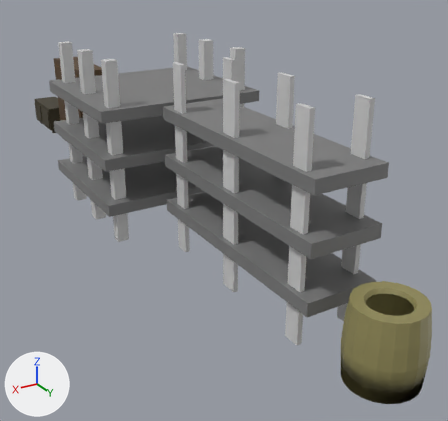
A saved change to the FBX model Facility Work/Miscellaneous Furniture/BasicProps_SeamMarked.fbx.
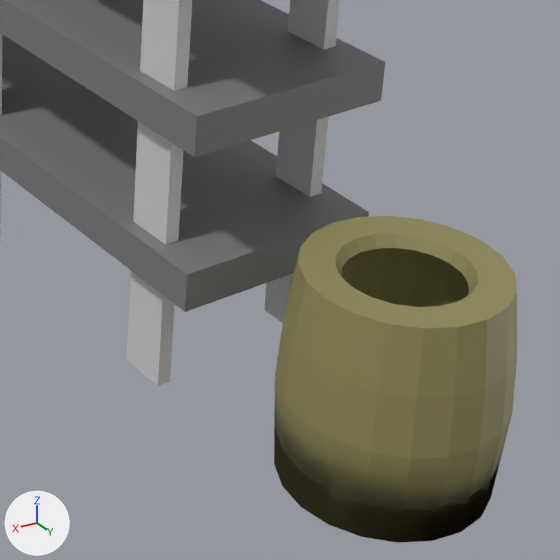
Each version appears first whole from a 50 mm camera at (0.642, 1.755, 0.655) aimed at (-0.28, 0.218, -0.114), and next in a close-up on the part from 53% to 100% of the width and 48% to 98% of the height. Lighting does not change. The marker at lower left points along +X, +Y and +Z. Where no turn or scale is listed for an object, it has been applied to the vertices.

The older version as bpy lines, for what is in view:
```python
me_mesh_026 = bpy.data.meshes.new('Mesh.026')
me_mesh_026.from_pydata(...)  # 576 vertices, 532 faces; spans x -0.09..0.09, y -0.246..0.379, z -0.242..0.264
# faces by material slot: [36, 496]
me_mesh_026.materials.append(mat_palletlegs)  # light grey #d2d2d2
me_mesh_026.materials.append(mat_palletshelf)  # grey #7c7c7c
me_mesh_027 = bpy.data.meshes.new('Mesh.027')
me_mesh_027.from_pydata(...)  # 220 vertices, 222 faces; spans x -0.083..0.083, y -0.083..0.083, z -0.082..0.09
me_mesh_027.materials.append(mat_barrel)  # yellow #928b59
ob_barrel_container = bpy.data.objects.new('Barrel_Container', me_mesh_027)
ob_barrel_container.location = (-0.125, 1.068, -0.039)
ob_thin_metal_pallet = bpy.data.objects.new('Thin_Metal_Pallet', me_mesh_026)
ob_thin_metal_pallet.location = (-0.127, 0.562, 0.121)
```
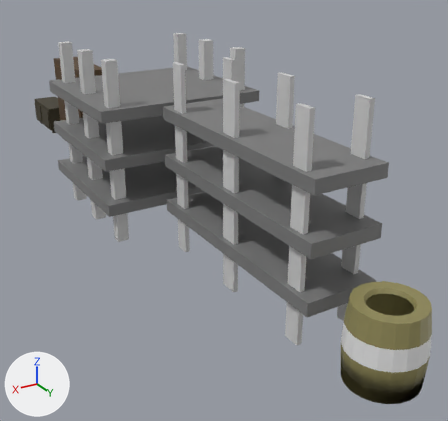
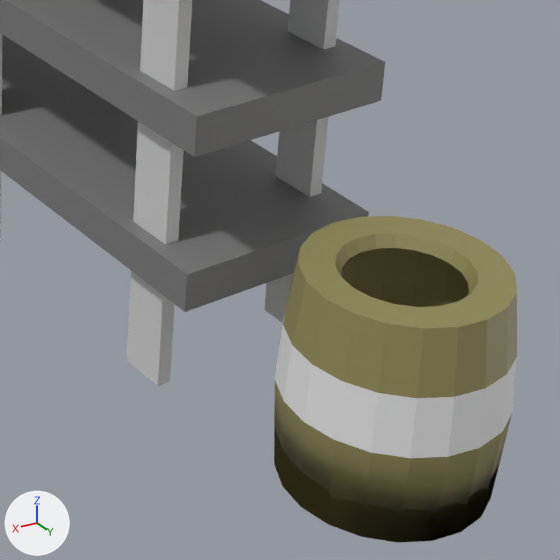
Changed parts and their boxes (x1, y1, x2, y2) in the close-ups (560 x 560 px):
part 1 of me_mesh_027, recoloured (yellow to white)
    both: (275, 313, 517, 458)

The change, as a diff of the scene's bpy script:
```diff
--- a/Facility Work/Miscellaneous Furniture/BasicProps_SeamMarked.fbx.py
+++ b/Facility Work/Miscellaneous Furniture/BasicProps_SeamMarked.fbx.py
@@ mat_barrel_metal @@
+mat_barrel_metal = principled_material('Barrel Metal')
+mat_barrel_metal.base_color = (0.8, 0.8, 0.8)  # white #e7e7e7
@@ me_mesh_027 @@
 me_mesh_027.from_pydata(...)  # 220 vertices, 222 faces; spans x -0.083..0.083, y -0.083..0.083, z -0.082..0.09
 # used by ob_barrel_container; location = (-0.125, 1.068, -0.039)
+# me_mesh_027 part 1: all 20 faces centred in x -0.079..0.079, y -0.079..0.079, z 0.017 switch from mat_barrel (yellow #928b59) to mat_barrel_metal (white #e7e7e7)
```
